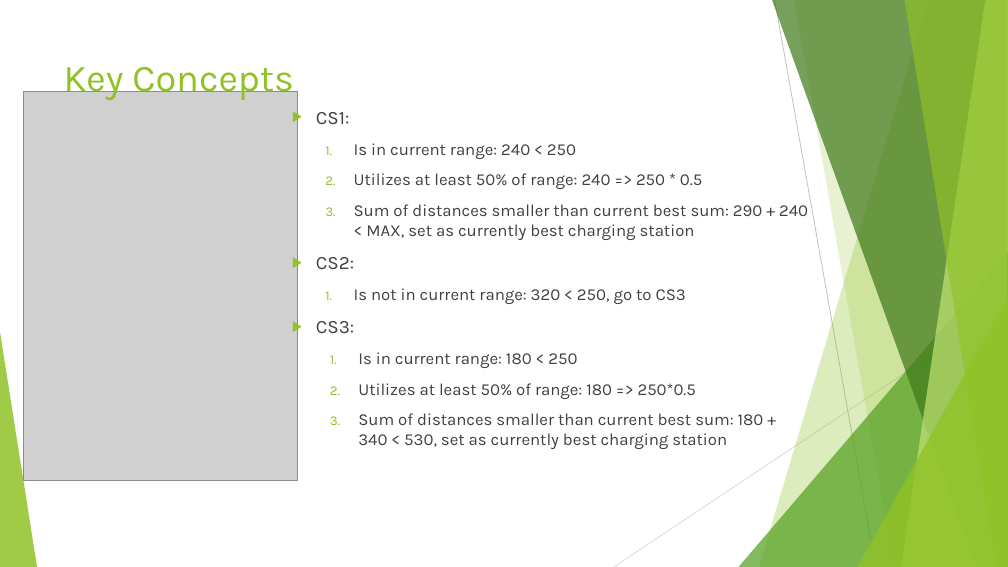
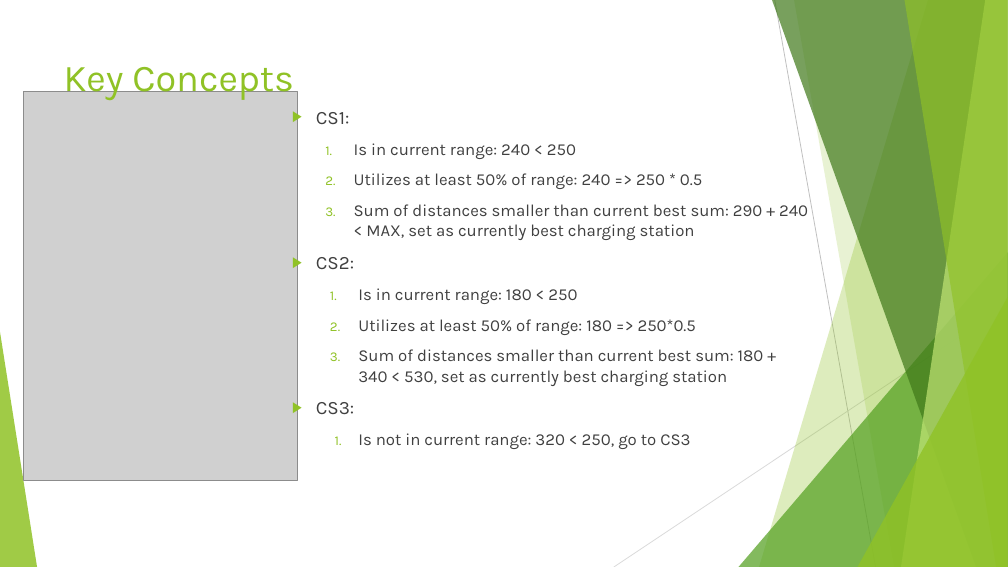
Before and after one commit to mathonto/eMaps, a slide deck: slide 9 of doc/presentation/fapra.pptx. Drawn at 1008x567 pixels with LibreOffice and Linux fonts; fonts in the diff are those of the drawing; grey boxes stand for pictures. Boxes give left, top, right and bottom in pixels: in the first picture for what was removed or moved away, otherwise in the second. Text is boxed around its words. In the diff, an @@ line names an element or a change of style, - is before the commit and + after.

```diff
--- a/doc/presentation/fapra.pptx
+++ b/doc/presentation/fapra.pptx
@@ text at (x1=316, y1=288, x2=686, y2=333): paragraphs removed @@
-  1. Is not in current range: 320 < 250, go to CS3
-▶ CS3:
@@ text at (x1=316, y1=402, x2=690, y2=449): paragraphs added @@
+▶ CS3:
+  1. Is not in current range: 320 < 250, go to CS3
```
Also in this commit, not shown: 1 other slide changed, 1 other file.
